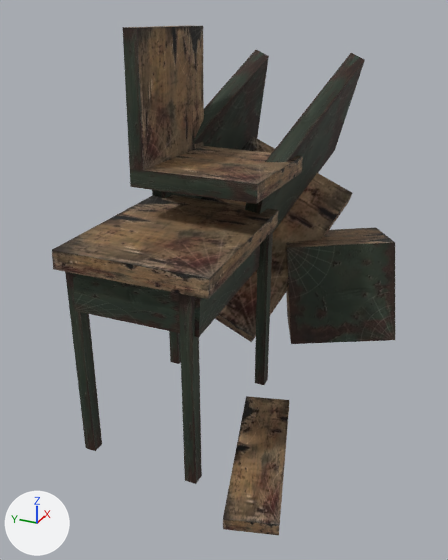
What one commit did to the glTF model assets/models/sf/sf_broken_desk_barricade.glb.
Before and after are seen from a 50 mm camera at (-2.07, -0.91, 1.4) aimed at (-0.14, -0.04, 0.43). Every picture has the same lights, and +X, +Y and +Z are marked at lower left. The older version comes first. Where no turn or scale is listed for an object, it has been applied to the vertices. Vertices at exactly the same position are counted once.

The scene before the commit, as lines of its bpy script (objects in view):
```python
me_brokendeskchairbarricade_animmesh = bpy.data.meshes.new('BrokenDeskChairBarricade_AnimMesh')
me_brokendeskchairbarricade_animmesh.from_pydata(...)  # 14 vertices, 24 faces; spans x -0.221..0.231, y -0.22..0.22, z -0.035..0.455
me_brokendeskchairbarricade_animmesh.materials.append(mat_brokendeskchairbarricade_mat)  # picture img_image_0
me_brokendeskchairbarricade_staticmesh = bpy.data.meshes.new('BrokenDeskChairBarricade_StaticMesh')
me_brokendeskchairbarricade_staticmesh.from_pydata(...)  # 96 vertices, 144 faces; spans x -0.86..0.83, y -0.65..0.52, z 0.0..1.21
me_brokendeskchairbarricade_staticmesh.materials.append(mat_brokendeskchairbarricade_mat)  # picture img_image_0
ob_brokendeskchairbarricade_animpart = bpy.data.objects.new('BrokenDeskChairBarricade_AnimPart', me_brokendeskchairbarricade_animmesh)
ob_brokendeskchairbarricade_animpart.location = (-0.18, -0.05, 0.86)
ob_brokendeskchairbarricade_root = bpy.data.objects.new('BrokenDeskChairBarricade_Root', me_brokendeskchairbarricade_staticmesh)
ob_brokendeskchairbarricade_root.location = (0.0, 0.0, 0.0)
```
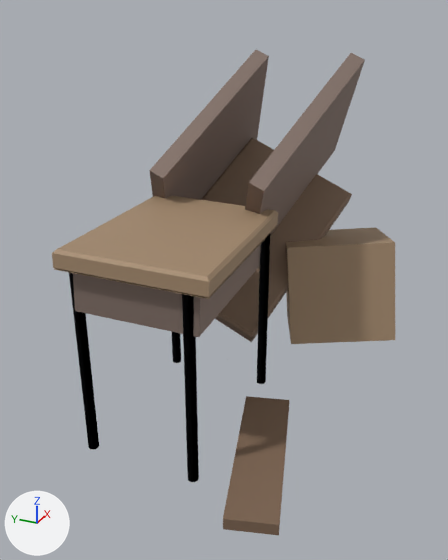
Patch to the scene script:
```diff
--- a/assets/models/sf/sf_broken_desk_barricade.glb.py
+++ b/assets/models/sf/sf_broken_desk_barricade.glb.py
@@ mat_wroughtiron @@
+mat_wroughtiron = principled_material('WroughtIron')
+mat_wroughtiron.base_color = (0.13, 0.15, 0.17)  # grey #656c73
+mat_wroughtiron.metallic = 0.78
+mat_wroughtiron.roughness = 0.42
@@ mat_rustedsteel @@
+mat_rustedsteel = principled_material('RustedSteel')
+mat_rustedsteel.base_color = (0.28, 0.21, 0.18)  # brown #907e76
+mat_rustedsteel.metallic = 0.52
+mat_rustedsteel.roughness = 0.72
@@ mat_darkwalnut @@
+mat_darkwalnut = principled_material('DarkWalnut')
+mat_darkwalnut.base_color = (0.22, 0.14, 0.09)  # brown #816955
+mat_darkwalnut.metallic = 0.05
+mat_darkwalnut.roughness = 0.58
@@ mat_agedoak @@
+mat_agedoak = principled_material('AgedOak')
+mat_agedoak.base_color = (0.38, 0.26, 0.16)  # beige #a68b6f
+mat_agedoak.metallic = 0.04
+mat_agedoak.roughness = 0.65
@@ me_brokendeskchairbarricade_staticmesh @@
 # used by ob_brokendeskchairbarricade_root; location = (0.0, 0.0, 0.0)
-me_brokendeskchairbarricade_staticmesh.from_pydata(...)  # 96 vertices, 144 faces; spans x -0.86..0.83, y -0.65..0.52, z 0.0..1.21
+me_brokendeskchairbarricade_staticmesh.from_pydata(...)  # 192 vertices, 224 faces; spans x -0.86..0.83, y -0.65..0.52, z 0.0..1.21
+# me_brokendeskchairbarricade_staticmesh part 1: the loose piece of 8 vertices spanning x -0.72..-0.68, y 0.17..0.21, z 0.0..0.66 is rebuilt with 28 vertices and now spans x -0.72..-0.68, y 0.17..0.21, z 0.0..0.66, in mat_wroughtiron (grey #656c73)
+# me_brokendeskchairbarricade_staticmesh part 2: the loose piece of 8 vertices spanning x -0.12..-0.08, y 0.17..0.21, z 0.0..0.66 is rebuilt with 28 vertices and now spans x -0.12..-0.08, y 0.17..0.21, z 0.0..0.66, in mat_wroughtiron (grey #656c73)
+# me_brokendeskchairbarricade_staticmesh part 3: the loose piece of 8 vertices spanning x -0.72..-0.68, y -0.21..-0.17, z 0.0..0.66 is rebuilt with 28 vertices and now spans x -0.72..-0.68, y -0.21..-0.17, z 0.0..0.66, in mat_wroughtiron (grey #656c73)
+# me_brokendeskchairbarricade_staticmesh part 4: the loose piece of 8 vertices spanning x -0.12..-0.08, y -0.21..-0.17, z 0.0..0.66 is rebuilt with 28 vertices and now spans x -0.12..-0.08, y -0.21..-0.17, z 0.0..0.66, in mat_wroughtiron (grey #656c73)
+# me_brokendeskchairbarricade_staticmesh part 5
+# 8 vertices are removed from x -0.77..0.56, y -0.35..0.33, z 0.2..0.83
+# 24 faces are deleted
+# 24 vertices are added at x -0.77..0.6, y -0.35..0.35, z 0.15..0.82
+# 20 new faces join them, mat_agedoak (beige #a68b6f)
+# 20 new faces join them, mat_darkwalnut (brown #816955)
+# me_brokendeskchairbarricade_staticmesh part 6: 24 faces spanning x 0.06..0.83, y -0.65..0.52, z 0.01..0.52 switch from mat_brokendeskchairbarricade_mat (picture img_image_0) to mat_agedoak (beige #a68b6f)
+# me_brokendeskchairbarricade_staticmesh part 7: 36 faces spanning x -0.74..0.7, y -0.39..0.39, z 0.39..1.21 switch from mat_brokendeskchairbarricade_mat (picture img_image_0) to mat_rustedsteel (brown #907e76)
+# me_brokendeskchairbarricade_staticmesh part 8: 12 faces spanning x -0.86..-0.24, y -0.52..-0.2, z 0.01..0.05 switch from mat_brokendeskchairbarricade_mat (picture img_image_0) to mat_darkwalnut (brown #816955)
+me_brokendeskchairbarricade_staticmesh.materials.append(mat_wroughtiron)  # grey #656c73
@@ ob_brokendeskchairbarricade_animpart @@
-ob_brokendeskchairbarricade_animpart = bpy.data.objects.new('BrokenDeskChairBarricade_AnimPart', me_brokendeskchairbarricade_animmesh)
-ob_brokendeskchairbarricade_animpart.location = (-0.18, -0.05, 0.86)
```

Where the change shows, as pixel boxes [x1, y1, x2, y2] in the pictures (448 x 560 px):
'BrokenDeskChairBarricade_AnimPart', deleted (brown): before [122, 25, 303, 204]
part 1 of me_brokendeskchairbarricade_staticmesh, rebuilt (18% narrower): before [65, 272, 102, 451]; after [69, 272, 99, 449]
part 2 of me_brokendeskchairbarricade_staticmesh, rebuilt (23% narrower): before [169, 331, 181, 364]; after [172, 332, 181, 363]
part 3 of me_brokendeskchairbarricade_staticmesh, rebuilt (28% narrower): before [178, 293, 202, 484]; after [182, 294, 199, 482]
part 4 of me_brokendeskchairbarricade_staticmesh, rebuilt (21% narrower): before [255, 231, 273, 385]; after [257, 233, 271, 384]
part 5 of me_brokendeskchairbarricade_staticmesh, cut back: before [52, 136, 352, 342]; after [52, 137, 352, 342]
part 6 of me_brokendeskchairbarricade_staticmesh, recoloured (black to beige): [286, 227, 395, 344] in both
part 7 of me_brokendeskchairbarricade_staticmesh, recoloured (black to brown): [73, 50, 365, 337] in both
part 8 of me_brokendeskchairbarricade_staticmesh, recoloured (lighter): [223, 396, 289, 535] in both
